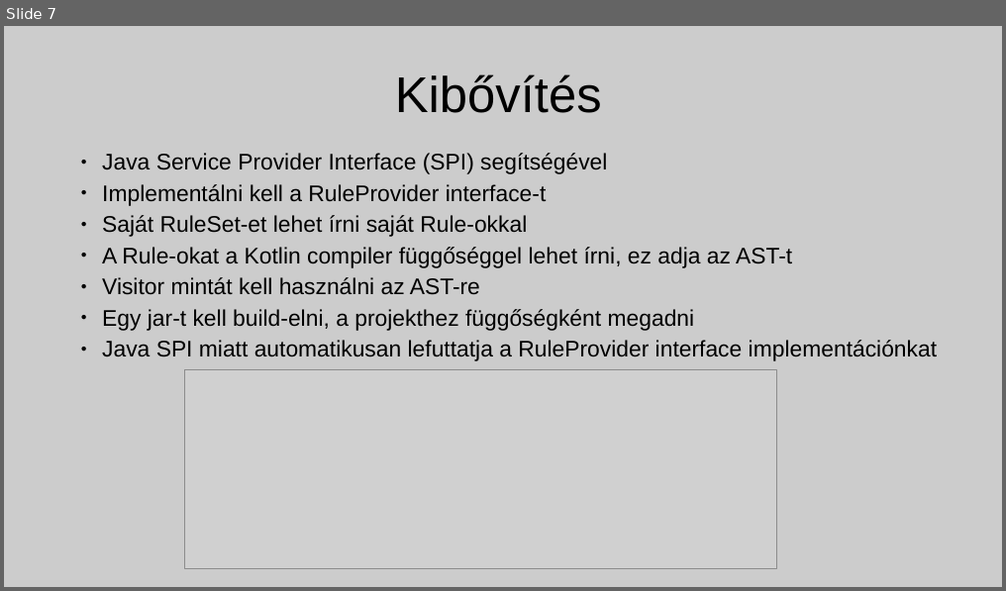
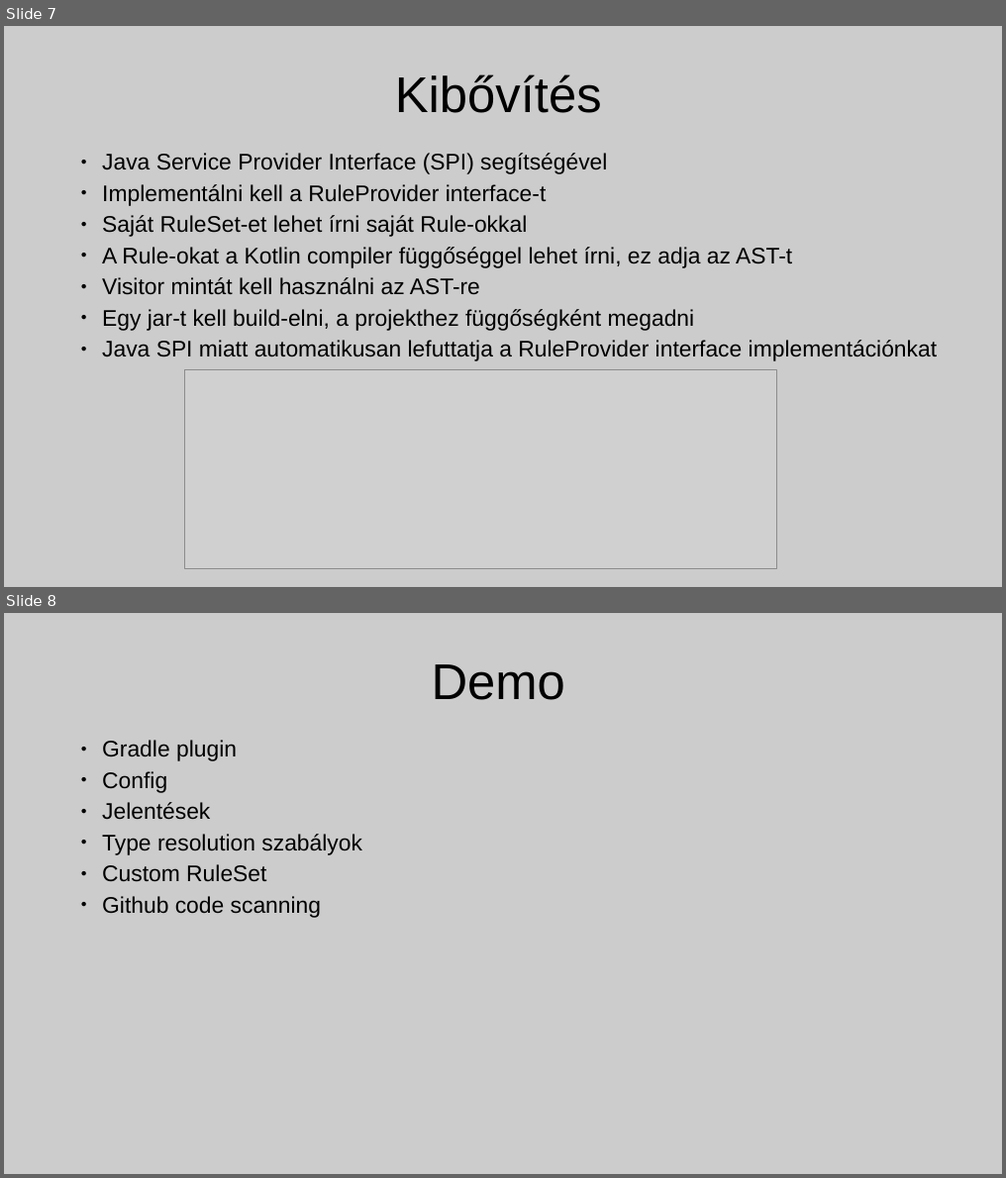
Before and after one commit to adams1mon/detekt-demo, a slide deck: detekt-presentation/presentation.odp. Shown one above the other, each under a label of ours: slide 7 before the commit, slides 7 and 8 after it. The pictures are 1006x591 and 1006x1178 pixels, drawn with LibreOffice and Linux fonts; fonts in the diff are those of the drawing; grey boxes stand for pictures. Boxes give left, top, right and bottom in pixels: in the first picture for what was removed or moved away, otherwise in the second. Text is boxed around its words. In the diff, an @@ line names an element or a change of style, - is before the commit and + after.

```diff
--- a/detekt-presentation/presentation.odp
+++ b/detekt-presentation/presentation.odp
@@ slide 8 added at box(4, 613, 1002, 1174), background #CCCCCC @@
@@ title added at box(432, 664, 565, 700), 40 pt, text #000000 @@
+Demo
@@ text added at box(102, 740, 362, 918), 18 pt, text #000000 @@
+● Gradle plugin
+● Config
+● Jelentések
+● Type resolution szabályok
+● Custom RuleSet
+● Github code scanning
```
Also in this commit, not shown: 1 slide changed, 2 other files.
